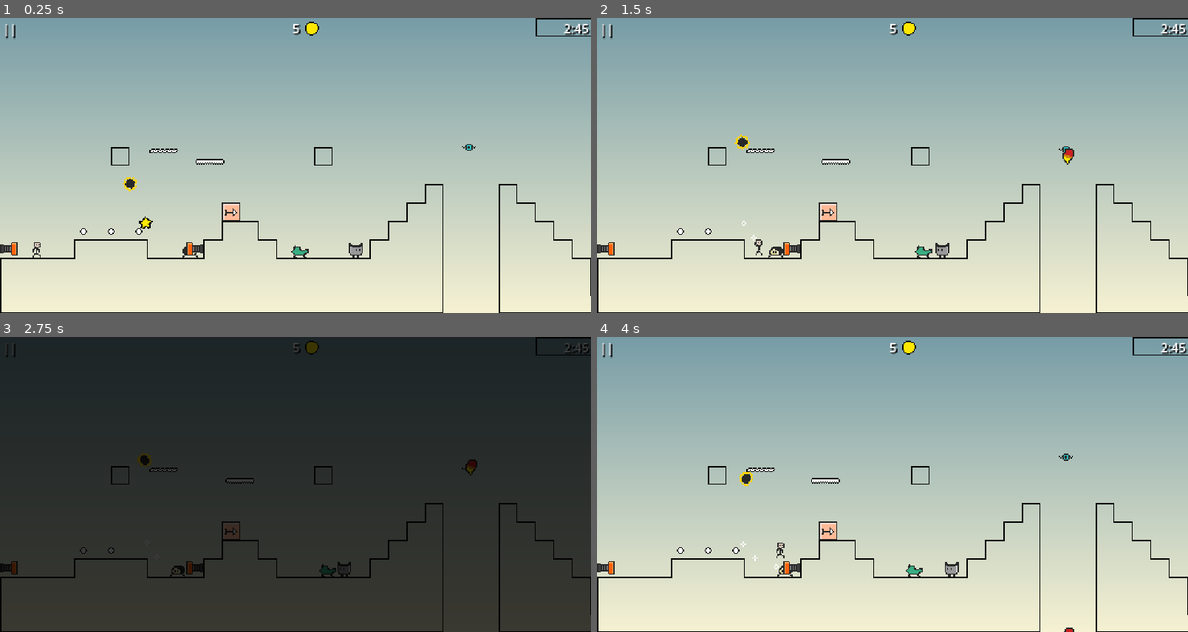
Above: before the commit, frames 1-4 (two rows, left to right).
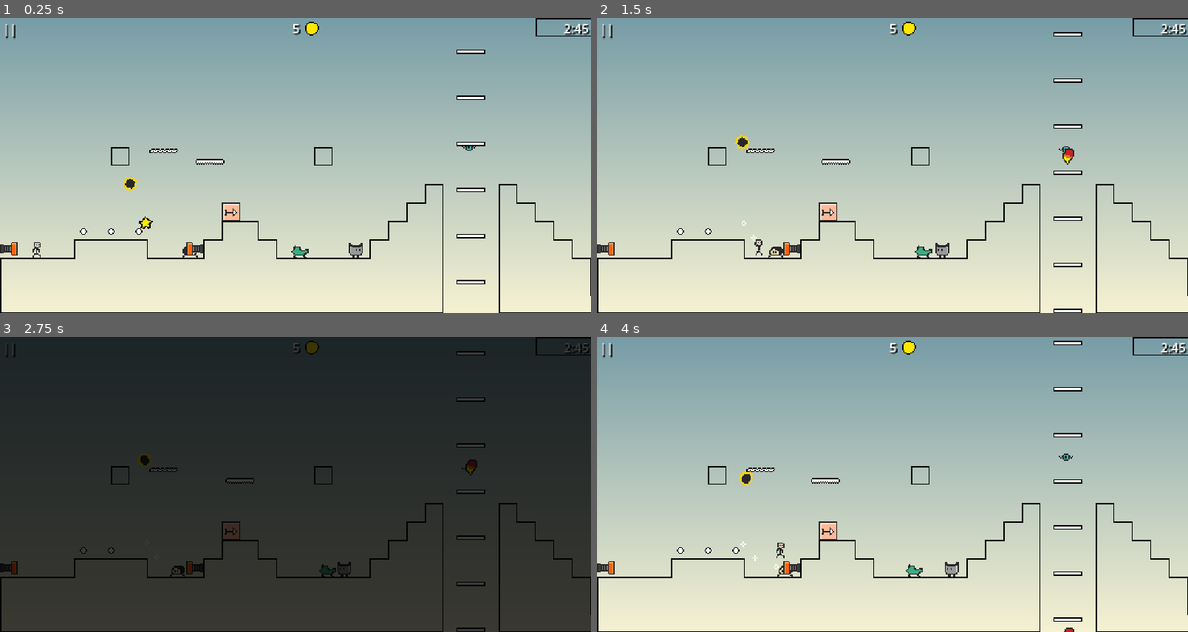
Above: after the commit, the same moments.

Repository: yannicka/ninja
Game: Godot game, scene res://src/Scenes/Game.tscn
The game is run twice, just before and just after one commit, with the same random seed, the same clock (stepped at 60 frames per second) and the same inputs.
Inputs (mouse positions are in pixels of both pictures, inside the frame that each line leads up to):
- Up to frame 1 (0.25 s): no input
- Up to frame 2 (1.5 s): move the mouse to (1022, 150) at 0.52 s; hold Space (space) 0.53-1.28 s; hold Right (ui_right) from 0.53 s (still down); click (1022, 150) at 0.67 s; tap Up (ui_up) at 0.77 s; move the mouse to (774, 180) at 1.27 s; tap Space (space) at 1.35 s
- Up to frame 3 (2.75 s): tap Up (ui_up) at 1.52 s; tap Enter at 2 s; move the mouse to (354, 419) at 2.02 s; release Right (ui_right) at 2.03 s; hold Left (ui_left) from 2.03 s (still down); hold Space (space) from 2.03 s (still down)
- Up to frame 4 (4 s): move the mouse to (862, 543) at 2.77 s; release Left (ui_left) at 2.78 s; release Space (space) at 2.78 s; hold Right (ui_right) from 2.78 s (still down); tap Space (space) at 2.85 s; click (862, 543) at 2.92 s; tap Up (ui_up) at 3.02, 3.77 s; move the mouse to (1069, 528) at 3.52 s; hold Space (space) from 3.53 s (still down)

The runs differ from the first frame. In frame 1, 0.4% of the frame differs, in the area x 77-83%, y 10-91%; in frame 2, 0.5%, in the area x 77-83%, y 4-100%; in frame 3, 0.3%; in frame 4, 0.5%.

Commit message:
Génération initiale des plateformes verticales

Diff:
--- a/src/Generator/VerticalPlatformGenerator.gd
+++ b/src/Generator/VerticalPlatformGenerator.gd
@@ -2,17 +2,31 @@
 
 const VerticalPlatform = preload("res://src/Platforms/VerticalPlatform.tscn")
 
+const WAIT_TIMER = 2
+
 var timer = Timer.new()
+
+var has_done_initial_generation = false
 
 func _ready() -> void:
 	timer.connect("timeout", generate)
-	timer.wait_time = 2
+	timer.wait_time = WAIT_TIMER
 	add_child(timer)
 	timer.start()
 
-func generate() -> void:
+func _physics_process(delta: float) -> void:
+	if !has_done_initial_generation:
+		var nb_to_generate = 20
+
+		for i in range(0, nb_to_generate):
+			generate(i * WAIT_TIMER)
+
+		has_done_initial_generation = true
+
+func generate(seconds: float = 0.0) -> void:
 	var vertical_platform = VerticalPlatform.instantiate()
 	vertical_platform.position = global_position
+	vertical_platform.move(seconds)
 	get_tree().current_scene.add_child(vertical_platform)
 
 	timer.start()
--- a/src/Platforms/VerticalPlatform.gd
+++ b/src/Platforms/VerticalPlatform.gd
@@ -1,6 +1,11 @@
 extends AnimatableBody2D
 
-var velocity = Vector2(0, 20)
+const VELOCITY = Vector2(0, 20)
 
-func _process(delta: float) -> void:
-	move_and_collide(velocity * delta)
+func _physics_process(delta: float) -> void:
+	move_and_collide(VELOCITY * delta)
+
+# Bouge la plateforme à la position à laquelle elle serait si elle s'était
+# déplacée pendant `seconds` secondes.
+func move(seconds: float) -> void:
+	position += VELOCITY * seconds
